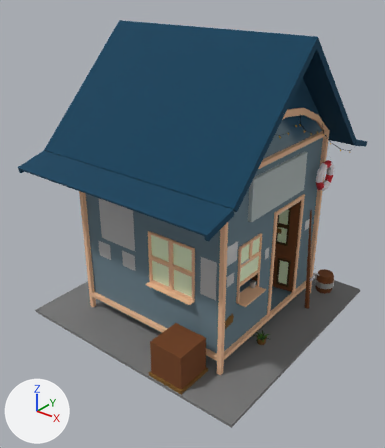
One commit to the glTF model Assets/FoodStallAssets/English/2lvl_fish_n_chips.glb: the scene before it, then after it.
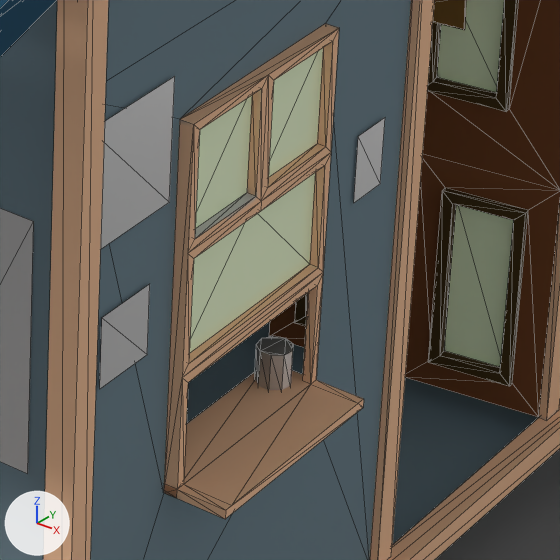
Old and new are each drawn whole from a camera (50 mm lens) standing at (2.33, -3.06, 2.6) and looking at (0.02, -0.17, 0.81) and again close up on the part from 55% to 77% of the width and 51% to 70% of the height. The lights are fixed; the arrows at lower left show +X, +Y and +Z. The close-ups show mesh edges as thin lines. Where no turn or scale is listed for an object, it has been applied to the vertices.
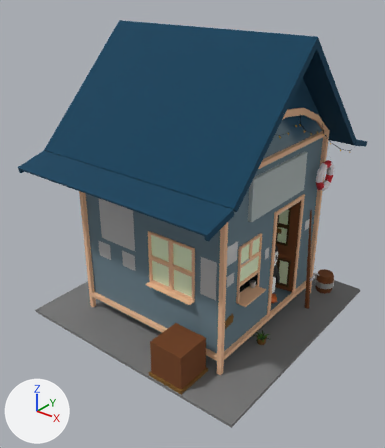
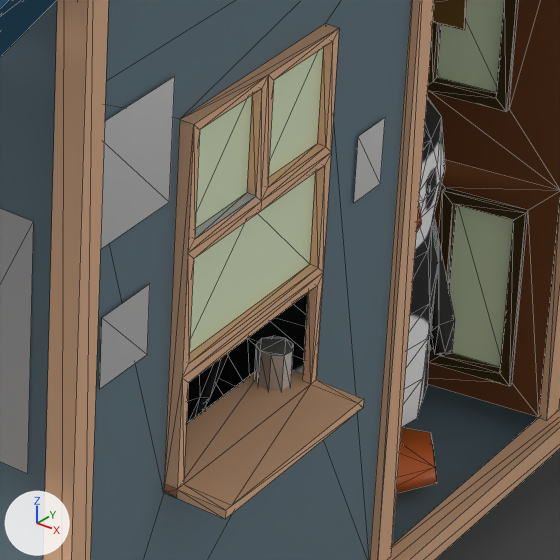
The newer file is also turned or shifted as a whole; pictures and numbers use the older file's frame.

What changed in the scene script:
```text
Add img_feet:
    img_feet = load_image('feet', '_unpacked/feet', 64, 64, 'sRGB')
Add img_penguin:
    img_penguin = load_image('Penguin', '_unpacked/Penguin', 512, 512, 'sRGB')
Add mat_feet_material:
    mat_feet_material = principled_material('feet_material')
    mat_feet_material.texture = img_feet
Add mat_body_material:
    mat_body_material = principled_material('body_material')
    mat_body_material.texture = img_penguin
    mat_body_material.roughness = 0.835
Add me_cylinder_003:
    me_cylinder_003.from_pydata(...)  # 271 vertices, 532 faces; spans x -0.184..0.156, y -0.195..0.217, z -0.004..0.554
    # faces by material slot: [468, 64]
    me_cylinder_003.materials.append(mat_body_material)  # picture img_penguin
    me_cylinder_003.materials.append(mat_feet_material)  # picture img_feet
Add ob_try_2_nomod:
    ob_try_2_nomod = bpy.data.objects.new('Try 2_nomod', me_cylinder_003)
    ob_try_2_nomod.location = (0.465, 0.126, 0.159)
```

Location of each change, [x1, y1, x2, y2] in pixels of the close-ups (560 x 560 px):
'Try 2_nomod', added
    after: [186, 97, 455, 493]
    faces in mat_body_material (picture img_penguin): [186, 97, 455, 427]
    faces in mat_feet_material (picture img_feet): [396, 428, 437, 493]
